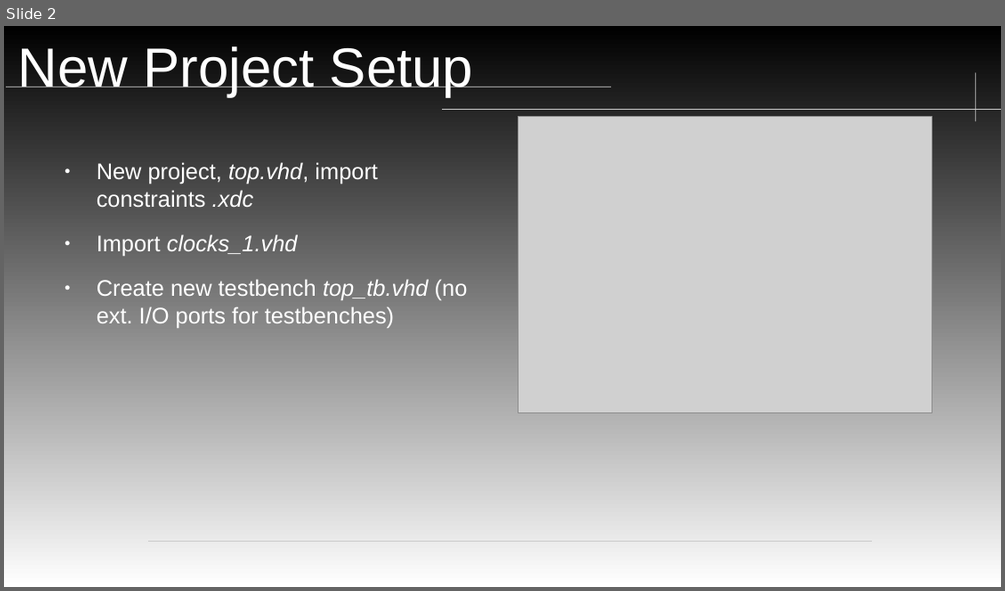
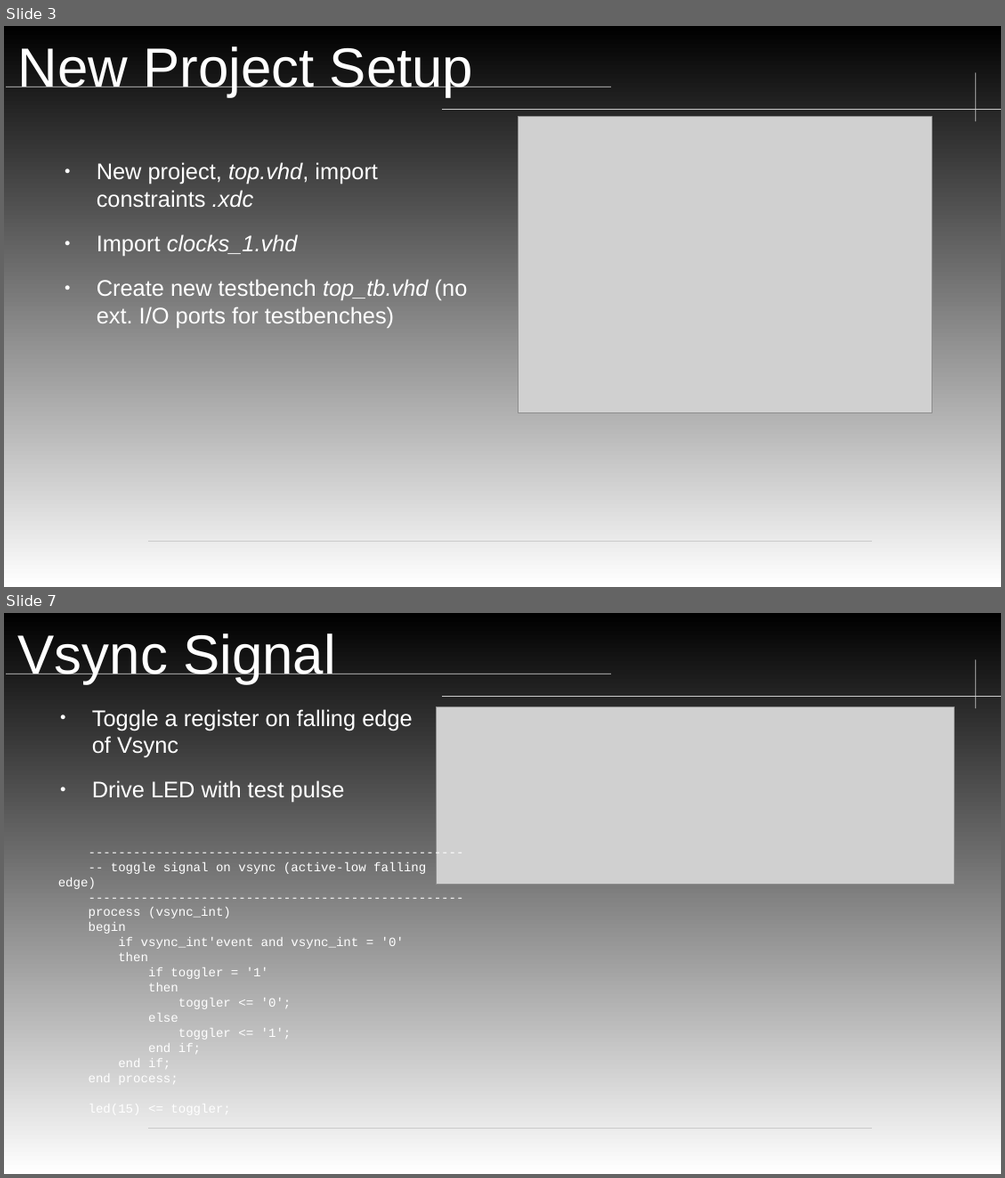
Before and after one commit to neiderm/retro_comp_fpga, a slide deck: docs/soc_t80_cpu_IRQ.odp. Shown one above the other, each under a label of ours: slide 2 before the commit, slides 3 and 7 after it; the slides between them are not shown. The pictures are 1005x591 and 1005x1178 pixels, drawn with LibreOffice and Linux fonts; fonts in the diff are those of the drawing; grey boxes stand for pictures; background and template pictures are left out. Boxes give left, top, right and bottom in pixels: in the first picture for what was removed or moved away, otherwise in the second. Text is boxed around its words. In the diff, an @@ line names an element or a change of style, - is before the commit and + after.

Commit message:
Vsync pulse

```diff
--- a/docs/soc_t80_cpu_IRQ.odp
+++ b/docs/soc_t80_cpu_IRQ.odp
@@ slide 7 added at bbox=[4, 613, 1001, 1174], background gradient #FFFFFF to #000000; not listed: 4 template elements that a slide beside it also shows @@
@@ title added at bbox=[18, 633, 336, 684], 43.8 pt, text #FFFFFF @@
+Vsync Signal
@@ text added at bbox=[92, 709, 413, 803], 18 pt, text #FFFFFF @@
+● Toggle a register on falling edge of Vsync
+● Drive LED with test pulse
@@ picture added at bbox=[437, 707, 954, 884] @@
@@ text added at bbox=[58, 862, 426, 1086], 10 pt, text #FFFFFF @@
+--------------------------------------------------
+-- toggle signal on vsync (active-low falling edge)
+--------------------------------------------------
+process (vsync_int)
+begin
+if vsync_int'event and vsync_int = '0'
+then
+if toggler = '1'
+then
+toggler <= '0';
+else
+toggler <= '1';
+end if;
+end if;
+end process;
+led(15) <= toggler;
@@ what was slide 2 is now slide 3 @@
```
Also in this commit, not shown: 4 other slides added.
